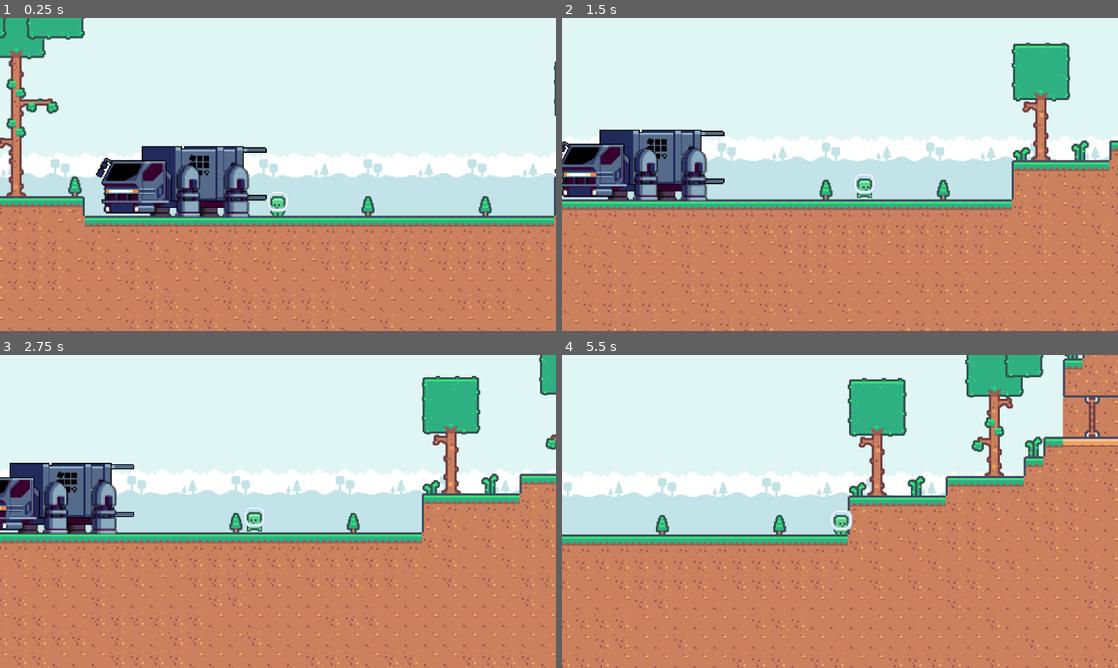
Above: before the commit, frames 1-4 (two rows, left to right).
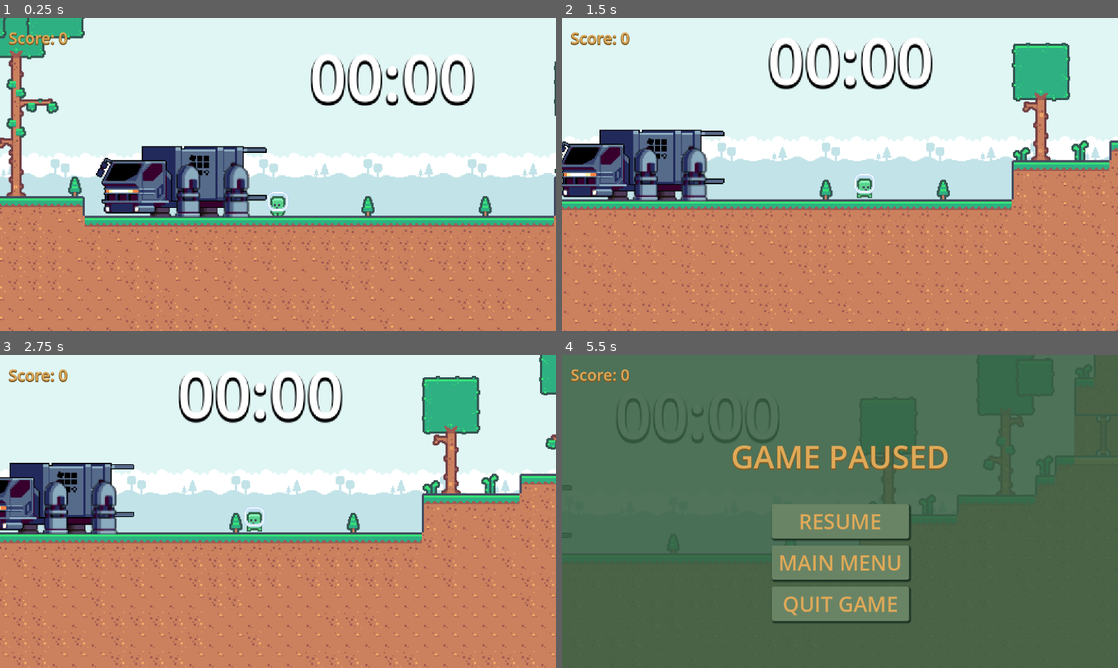
Above: after the commit, the same moments.

Repository: Nexilios/SideScrollingDelivery
Game: Godot game, scene res://scenes/game.tscn
Two runs of this game, one before a commit and one after it. Both use one fixed random seed, a clock stepped at 60 frames per second and the inputs below. Sound files missing from this copy of the repository are replaced by a short silence.
Inputs:
- Up to frame 1 (0.25 s): no input
- Up to frame 2 (1.5 s): hold E (interact) 0.53-1.28 s; hold D (move_right) from 0.53 s (still down); tap Space (jump) at 0.77 s; tap E (interact) at 1.35 s
- Up to frame 3 (2.75 s): tap Space (jump) at 1.52 s; release D (move_right) at 2.03 s; hold A (move_left) from 2.03 s (still down); hold E (interact) from 2.03 s (still down)
- Up to frame 4 (5.5 s): release A (move_left) at 2.78 s; release E (interact) at 2.78 s; hold D (move_right) 2.78-4.28 s; tap E (interact) at 2.85, 4.35 s; tap Space (jump) at 3.02, 3.77, 4.52 s; hold E (interact) 3.53-4.28 s; tap Escape (pause) at 4.15 s; hold A (move_left) 4.28-5 s; click "RESUME" at 5 s

The runs differ from the first frame. In frame 1, 3.0% of the frame differs, in the area x 1-86%, y 4-28%; in frame 2, 3.0%; in frame 3, 3.0%; in frame 4, 100%, in the area x 0-100%, y 0-100%.

Commit message:
Score & Countdown Timer

Diff:
--- /dev/null
+++ b/assets/styles/game_label_style.tres
@@ -0,0 +1,7 @@
+[gd_resource type="LabelSettings" format=3 uid="uid://btixramijrkmx"]
+
+[resource]
+font_size = 60
+shadow_size = 5
+shadow_color = Color(0, 0, 0, 1)
+shadow_offset = Vector2(0.21, 2.72)
--- a/scenes/game.tscn
+++ b/scenes/game.tscn
@@ -1,11 +1,13 @@
-[gd_scene load_steps=18 format=3 uid="uid://dl0ja6aeutr2y"]
+[gd_scene load_steps=20 format=3 uid="uid://dl0ja6aeutr2y"]
 
 [ext_resource type="PackedScene" uid="uid://kadvgg4106co" path="res://scenes/game_manager.tscn" id="1_41nem"]
 [ext_resource type="PackedScene" uid="uid://bkyprnm4r55ag" path="res://scenes/player.tscn" id="1_byd86"]
 [ext_resource type="Texture2D" uid="uid://bi15a10ptvwf2" path="res://assets/tileset/tilemap-backgrounds.png" id="1_gqarg"]
 [ext_resource type="Texture2D" uid="uid://ngxhyvubepfh" path="res://assets/tileset/tilemap.png" id="2_sk5vj"]
+[ext_resource type="PackedScene" uid="uid://b0of6io1c322v" path="res://scenes/score_label.tscn" id="3_g4npx"]
 [ext_resource type="PackedScene" uid="uid://db6p0de700xhc" path="res://scenes/truck.tscn" id="4_xj2wq"]
 [ext_resource type="PackedScene" uid="uid://c7bg808610anm" path="res://scenes/pause_menu.tscn" id="6_a1vf7"]
+[ext_resource type="PackedScene" uid="uid://dq1fysevc3twk" path="res://scenes/timer.tscn" id="6_sc74f"]
 [ext_resource type="PackedScene" uid="uid://k1c2d2ls26nu" path="res://scenes/recipient_area.tscn" id="7_2wt5h"]
 
 [sub_resource type="TileSetAtlasSource" id="TileSetAtlasSource_jjw2x"]
@@ -673,16 +675,20 @@
 
 [node name="Game" type="Node2D"]
 
-[node name="CanvasLayer" type="CanvasLayer" parent="."]
-
-[node name="PauseMenu" parent="CanvasLayer" instance=ExtResource("6_a1vf7")]
-visible = false
-
-[node name="GameManager" parent="." node_paths=PackedStringArray("pause_menu", "truck", "recipients_folder") instance=ExtResource("1_41nem")]
-unique_name_in_owner = true
+[node name="GameManager" parent="." node_paths=PackedStringArray("pause_menu", "timer", "truck", "recipients_folder") instance=ExtResource("1_41nem")]
 pause_menu = NodePath("../CanvasLayer/PauseMenu")
+timer = NodePath("../TimerUI")
 truck = NodePath("../Truck")
 recipients_folder = NodePath("../Recipients")
+time_limit = 60.0
+
+[node name="CanvasLayer" type="CanvasLayer" parent="."]
+
+[node name="PauseMenu" parent="CanvasLayer" node_paths=PackedStringArray("game_manager") instance=ExtResource("6_a1vf7")]
+visible = false
+game_manager = NodePath("../../GameManager")
+
+[node name="ScoreLabel" parent="CanvasLayer" instance=ExtResource("3_g4npx")]
 
 [node name="Background" type="TileMap" parent="."]
 tile_set = SubResource("TileSet_08dui")
@@ -704,6 +710,12 @@
 layer_2/z_index = 1
 layer_2/tile_data = PackedInt32Array(-25, 1114114, 0, 65511, 1114114, 2, -24, 1179650, 0, 65512, 1179650, 2, -23, 12451 …(263 unchanged characters)…
 
+[node name="TimerUI" parent="." instance=ExtResource("6_sc74f")]
+offset_left = 512.0
+offset_top = 433.0
+offset_right = 512.0
+offset_bottom = 433.0
+
 [node name="BorderLeft" type="StaticBody2D" parent="."]
 position = Vector2(-297, 486)
 
--- /dev/null
+++ b/scenes/main_menu.tscn
@@ -0,0 +1,25 @@
+[gd_scene format=3 uid="uid://r4fmp6tfl3j0"]
+
+[node name="MainMenu" type="Control"]
+layout_mode = 3
+anchors_preset = 15
+anchor_right = 1.0
+anchor_bottom = 1.0
+offset_left = -1.0
+offset_top = -1.0
+offset_right = -1.0
+offset_bottom = -1.0
+grow_horizontal = 2
+grow_vertical = 2
+
+[node name="AspectRatioContainer" type="AspectRatioContainer" parent="."]
+layout_mode = 1
+anchors_preset = 15
+anchor_right = 1.0
+anchor_bottom = 1.0
+grow_horizontal = 2
+grow_vertical = 2
+ratio = 1.78
+
+[node name="ColorRect" type="ColorRect" parent="AspectRatioContainer"]
+layout_mode = 2
--- /dev/null
+++ b/scenes/score_label.tscn
@@ -0,0 +1,28 @@
+[gd_scene load_steps=3 format=3 uid="uid://b0of6io1c322v"]
+
+[ext_resource type="Script" path="res://scripts/score_label.gd" id="1_qwumi"]
+
+[sub_resource type="LabelSettings" id="LabelSettings_3p4nu"]
+font_size = 36
+font_color = Color(0.870588, 0.662745, 0.345098, 1)
+shadow_size = 5
+shadow_color = Color(0.503426, 0.370268, 0.155438, 1)
+shadow_offset = Vector2(0.21, 2.72)
+
+[node name="ScoreLabel" type="Control"]
+layout_mode = 3
+anchors_preset = 15
+anchor_right = 1.0
+anchor_bottom = 1.0
+grow_horizontal = 2
+grow_vertical = 2
+script = ExtResource("1_qwumi")
+
+[node name="Label" type="Label" parent="."]
+layout_mode = 1
+offset_left = 20.0
+offset_top = 20.0
+offset_right = 136.0
+offset_bottom = 70.0
+text = "Score: "
+label_settings = SubResource("LabelSettings_3p4nu")
--- /dev/null
+++ b/scenes/timer.tscn
@@ -0,0 +1,34 @@
+[gd_scene load_steps=3 format=3 uid="uid://dq1fysevc3twk"]
+
+[ext_resource type="Script" path="res://scripts/timer.gd" id="1_gb6fk"]
+[ext_resource type="LabelSettings" uid="uid://btixramijrkmx" path="res://assets/styles/game_label_style.tres" id="1_x0j56"]
+
+[node name="TimerUI" type="Control"]
+layout_mode = 3
+anchors_preset = 15
+anchor_right = 1.0
+anchor_bottom = 1.0
+grow_horizontal = 2
+grow_vertical = 2
+script = ExtResource("1_gb6fk")
+
+[node name="Label" type="Label" parent="."]
+layout_mode = 1
+anchors_preset = 8
+anchor_left = 0.5
+anchor_top = 0.5
+anchor_right = 0.5
+anchor_bottom = 0.5
+offset_left = -92.0
+offset_top = -49.5
+offset_right = 92.0
+offset_bottom = 49.5
+grow_horizontal = 2
+grow_vertical = 2
+text = "00:00"
+label_settings = ExtResource("1_x0j56")
+horizontal_alignment = 1
+vertical_alignment = 1
+
+[node name="Timer" type="Timer" parent="."]
+one_shot = true
--- a/scripts/game_manager.gd
+++ b/scripts/game_manager.gd
@@ -5,35 +5,40 @@
 # UI
 @export var pause_menu: PauseMenu
 @export var game_over_menu: Control
+@export var timer: GameTimer
 
 # Gameplay relevant
 @export var truck: Truck
 @export var recipients_folder: Node
+@export var time_limit: float
+
+var game_is_over: bool = false
 
 var recipients: Array[Recipient]
-var _timer: SceneTreeTimer
 
 func _ready() -> void:
 	if recipients_folder:
 		for recp in recipients_folder.get_children():
 			recipients.append(recp)
 
-		if recipients.size() > 0 and truck:
-			# Randomize Recipient Order
-			recipients.shuffle()
+		if recipients.size() > 0:
+			# Setup truck
+			if truck:
+				# Randomize Recipient Order
+				recipients.shuffle()
 
-			set_recipient_id()
-			truck.setup_recipients(recipients)
+				set_recipient_id()
+				truck.setup_recipients(recipients)
+				truck.package_spawned.connect(start_game, CONNECT_ONE_SHOT)
 
-	if truck:
-		truck.package_spawned.connect(start_game, CONNECT_ONE_SHOT)
-
+	# Setup pause menu ui
 	if pause_menu:
 		pause_menu.exit_game.connect(stop_game)
 
 func start_game() -> void:
-	_timer = get_tree().create_timer(60)
-	_timer.timeout.connect(game_over)
+	if timer:
+		timer.start_timer(time_limit)
+		timer.timeout.connect(game_over, CONNECT_ONE_SHOT)
 
 func set_recipient_id() -> void:
 	for recipient in recipients:
@@ -41,7 +46,8 @@
 
 func game_over() -> void:
 	HighscoreManager.save_highscore()
-	_timer = null
+	game_is_over = true
+	get_tree().paused = true
 
 	# Show game over scene
 
--- a/scripts/highscore_manager.gd
+++ b/scripts/highscore_manager.gd
@@ -1,7 +1,15 @@
 extends Node
+
+signal score_updated(score: int)
 
 var highscore: int = 0
 var current_score: int = 0
+
+func update_score(val: int) -> void:
+	current_score += val
+
+	# Update UI
+	score_updated.emit(current_score)
 
 func _ready():
 	# Load the high score when the game starts
--- a/scripts/pause_menu.gd
+++ b/scripts/pause_menu.gd
@@ -1,16 +1,19 @@
 class_name PauseMenu extends Control
 
 signal exit_game(state: bool)
+
+@export var game_manager: GameManager
 
 func _ready() -> void:
 	hide()
 
 func _input(event: InputEvent) -> void:
 	if event.is_action_pressed("pause"):
-		if get_tree().paused:
-			resume_game()
-		else:
-			pause_game()
+		if game_manager and not game_manager.game_is_over:
+			if get_tree().paused:
+				resume_game()
+			else:
+				pause_game()
 
 func pause_game() -> void:
 	get_tree().paused = true
--- a/scripts/recipient.gd
+++ b/scripts/recipient.gd
@@ -1,6 +1,5 @@
 class_name Recipient extends PriorityArea2D
 
-signal package_delivered(score: int)
 signal update_truck(recipient_id: int)
 
 @onready var label: HoveringLabel = $HoveringLabel
@@ -45,8 +44,8 @@
 		# Update truck to be able to spawn 1 more package to this recipient
 		update_truck.emit(get_id())
 
-		# Update UI
-		package_delivered.emit(player.package_held.Score)
+		# Update Score
+		HighscoreManager.update_score(player.package_held.Score)
 
 		# Clear player package_held so player able to pick up another package
 		player.package_delivered()
--- /dev/null
+++ b/scripts/score_label.gd
@@ -0,0 +1,10 @@
+class_name ScoreLabel extends Control
+
+@onready var label: Label = $Label
+
+func _ready() -> void:
+	label.text = "Score: " + str(HighscoreManager.current_score)
+	HighscoreManager.score_updated.connect(update_score)
+
+func update_score(score: int) -> void:
+	label.text = "Score: " + str(score)
--- /dev/null
+++ b/scripts/timer.gd
@@ -0,0 +1,27 @@
+class_name GameTimer extends Control
+
+signal timeout
+
+@onready var timer: Timer = $Timer
+@onready var label: Label = $Label
+
+
+func _process(_delta: float) -> void:
+	if not timer.is_stopped() and not timer.paused:
+		update_display()
+
+func start_timer(time: float) -> void:
+	timer.start(time)
+	timer.timeout.connect(func():
+		_on_timer_timeout()
+		timeout.emit()
+	, CONNECT_ONE_SHOT)
+
+func update_display() -> void:
+	var time: float = timer.time_left
+	var seconds: int = int(time)
+	var milliseconds: int = int((time - seconds) * 100)  # Get 2 decimal places for milliseconds
+	label.text = "%02d:%02d" % [seconds, milliseconds]
+
+func _on_timer_timeout() -> void:
+	label.text = "00:00"
